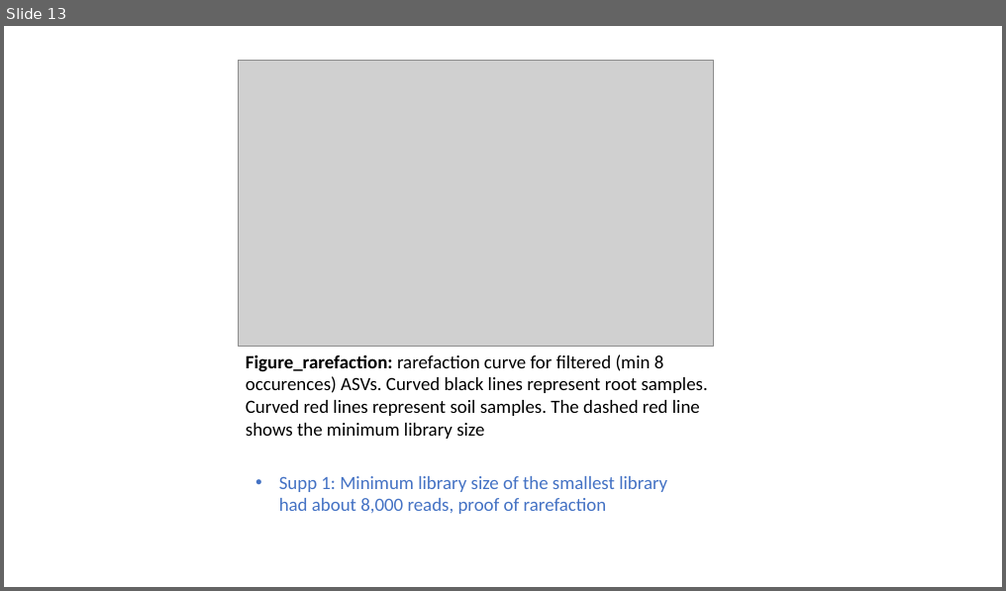
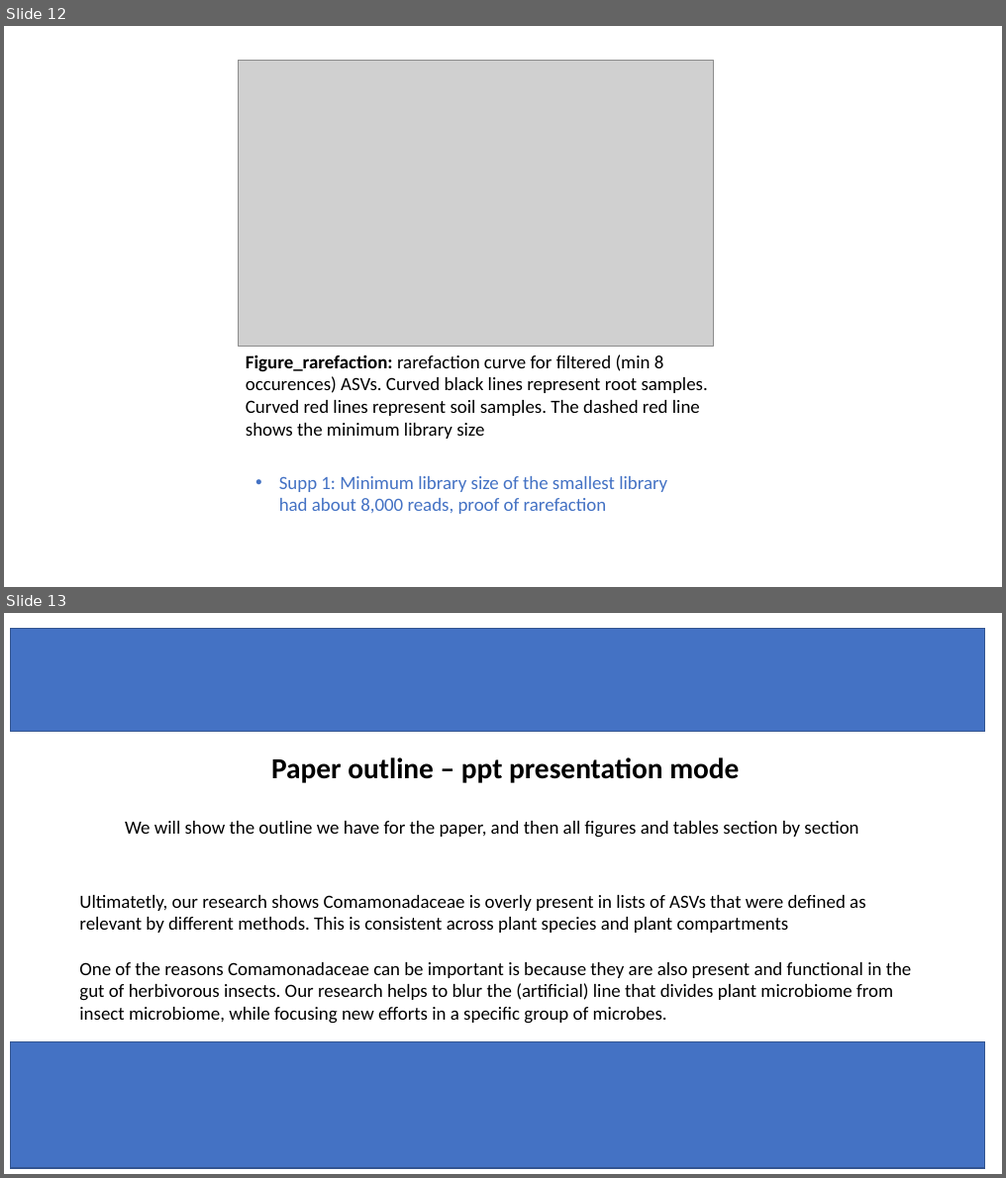
Before and after one commit to PedroBeschoren/Beschoren_Aragon_etal_2024, a slide deck: Docs/Story_shaping.pptx. Shown one above the other, each under a label of ours: slide 13 before the commit, slides 12 and 13 after it. The pictures are 1006x591 and 1006x1178 pixels, drawn with LibreOffice and Linux fonts; fonts in the diff are those of the drawing; grey boxes stand for pictures. Boxes give left, top, right and bottom in pixels: in the first picture for what was removed or moved away, otherwise in the second. Text is boxed around its words. In the diff, an @@ line names an element or a change of style, - is before the commit and + after.

```diff
--- a/Docs/Story_shaping.pptx
+++ b/Docs/Story_shaping.pptx
@@ slide 13 added at (x1=4, y1=613, x2=1002, y2=1174), background #FFFFFF @@
@@ rectangle added at (x1=10, y1=628, x2=985, y2=731), fill #4472C4, outline #325491 1 pt @@
@@ text added at (x1=271, y1=758, x2=739, y2=783), 28 pt, text #000000, bold @@
+Paper outline – ppt presentation mode
@@ text added at (x1=125, y1=821, x2=858, y2=838), 18 pt, text #000000 @@
+We will show the outline we have for the paper, and then all figures and tables section by section
@@ text added at (x1=79, y1=895, x2=912, y2=1024), 18 pt, text #000000 @@
+Ultimatetly, our research shows Comamonadaceae is overly present in lists of ASVs that were defined as relevant by different methods. This is consistent across plant species and plant compartments
+One of the reasons Comamonadaceae can be important is because they are also present and functional in the gut of herbivorous insects. Our research helps to blur the (artificial) line that divides plant microbiome from insect microbiome, while focusing new efforts in a specific group of microbes.
@@ rectangle added at (x1=10, y1=1043, x2=985, y2=1168), fill #4472C4, outline #325491 1 pt @@
@@ what was slide 13 is now slide 12 @@
```
Also in this commit, not shown: 6 other slides added, 4 slides removed, 4 other files.
